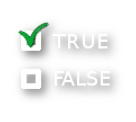
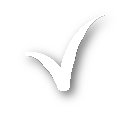
Revision of a layered w=136, h=122 image; what changed, layer by layer:
hid "Boolean" over [17, 21, 111, 89]
hid "Boolean Shadow" over [15, 15, 122, 104]
added layer "Drop Shadow" (60%) above "Coche" over [17, 13, 117, 104]
added layer "Coche" above "Array barré" over [25, 15, 105, 91]
